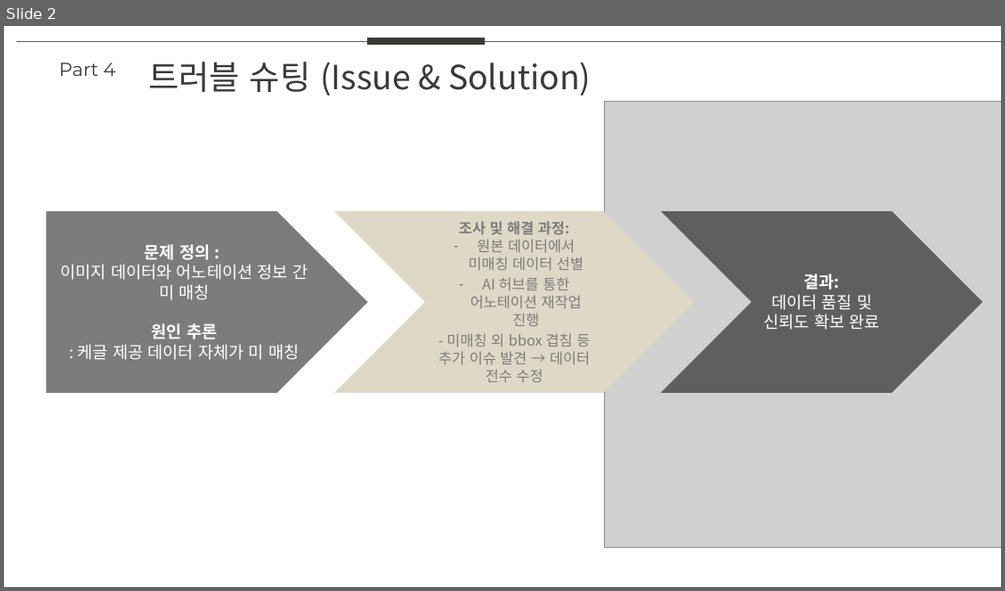
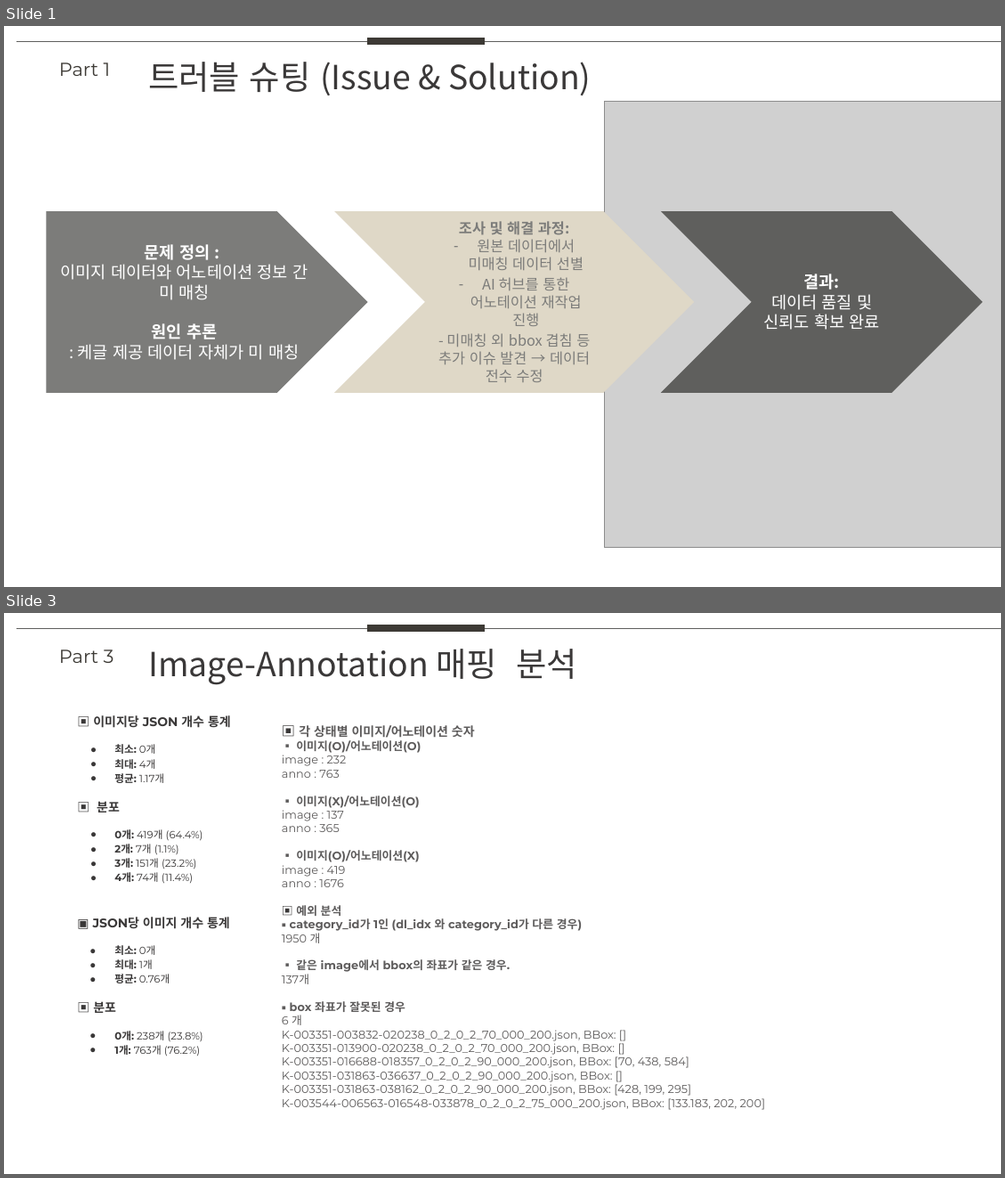
Before and after one commit to NararaDak/EntryPrj, a slide deck: files/eda_study.pptx. Shown one above the other, each under a label of ours: slide 2 before the commit, slides 1 and 3 after it; the slides between them are not shown. The pictures are 1005x591 and 1005x1178 pixels, drawn with LibreOffice and Linux fonts; fonts in the diff are those of the drawing; grey boxes stand for pictures. Boxes give left, top, right and bottom in pixels: in the first picture for what was removed or moved away, otherwise in the second. Text is boxed around its words. In the diff, an @@ line names an element or a change of style, - is before the commit and + after.

```diff
--- a/files/eda_study.pptx
+++ b/files/eda_study.pptx
@@ slide 3 added at [4,613,1001,1174], background #FFFFFF @@
@@ line added from (16, 629) to (1001, 629), #5F5F5D 0.5 pt @@
@@ line added from (367, 628) to (485, 628), #3D3A35 6 pt @@
@@ text added at [59,649,114,663], 18 pt, text #3D3A35 @@
+Part 3
@@ text added at [148,649,577,685], 32 pt, text #3A3838 @@
+Image-Annotation 매핑 분석
@@ text added at [93,715,231,1055], 10 pt, text #3A3838 @@
+▣ 이미지당 JSON 개수 통계
+● 최소: 0개
+● 최대: 4개
+● 평균: 1.17개
+▣ 분포
+● 0개: 419개 (64.4%)
+● 2개: 7개 (1.1%)
+● 3개: 151개 (23.2%)
+● 4개: 74개 (11.4%)
+▣ JSON당 이미지 개수 통계
+● 최소: 0개
+● 최대: 1개
+● 평균: 0.76개
+▣ 분포
+● 0개: 238개 (23.8%)
+● 1개: 763개 (76.2%)
@@ text added at [282,725,765,1110], 11 pt, text #5D5B5B @@
+▣ 각 상태별 이미지/어노테이션 숫자
+▪ 이미지(O)/어노테이션(O)
+image : 232
+anno : 763
+▪ 이미지(X)/어노테이션(O)
+image : 137
+anno : 365
+▪ 이미지(O)/어노테이션(X)
+image : 419
+anno : 1676
+▣ 예외 분석
+▪ category_id가 1인 (dl_idx 와 category_id가 다른 경우)
+1950 개
+▪ 같은 image에서 bbox의 좌표가 같은 경우.
+137개
+▪ box 좌표가 잘못된 경우
+6 개
+K-003351-003832-020238_0_2_0_2_70_000_200.json, BBox: []
+K-003351-013900-020238_0_2_0_2_70_000_200.json, BBox: []
+K-003351-016688-018357_0_2_0_2_90_000_200.json, BBox: [70, 438, 584]
+K-003351-031863-036637_0_2_0_2_90_000_200.json, BBox: []
+K-003351-031863-038162_0_2_0_2_90_000_200.json, BBox: [428, 199, 295]
+K-003544-006563-016548-033878_0_2_0_2_75_000_200.json, BBox: [133.183, 202, 200]
@@ what was slide 2 is now slide 1 @@
@@ slide 1 changed as well @@
@@ text at [59,62,111,76]: text changed @@
-Part 4
+Part 1
```
Also in this commit, not shown: 1 other slide added, 1 slide removed, 1 other file.
